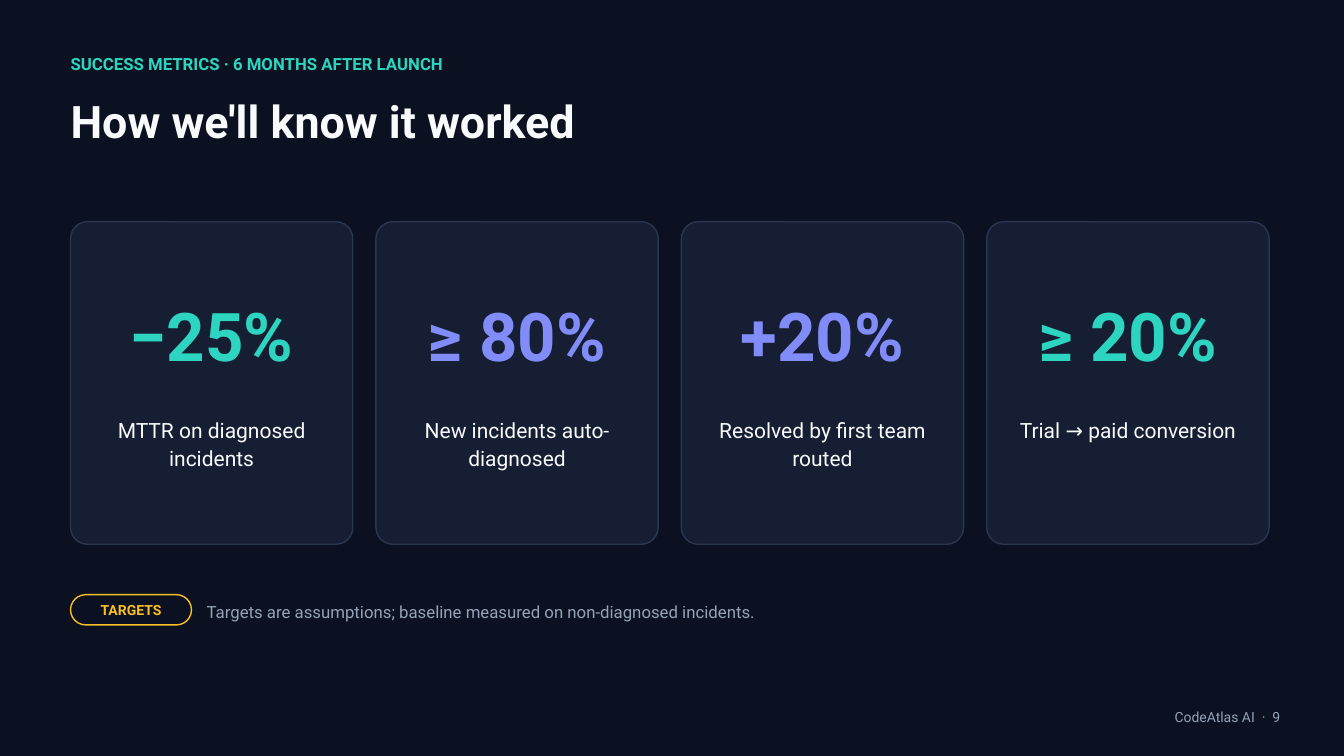
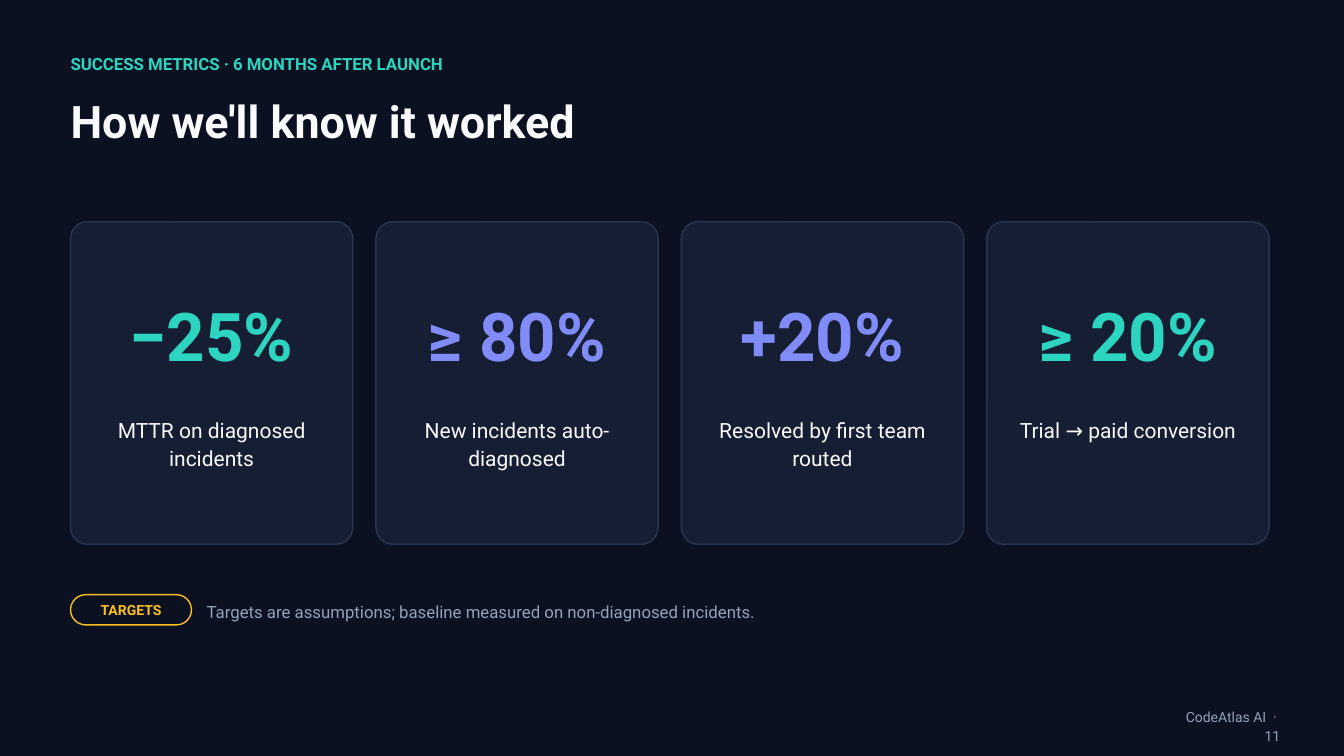
Before and after one commit to pavankumarh14/CodeAtlas-AI, a slide deck: slide 11 of docs/CodeAtlas-AI-Pitch-Deck.pptx (slide 9 before the commit). Drawn at 1344x756 pixels with LibreOffice and Linux fonts; fonts in the diff are those of the drawing. Boxes give left, top, right and bottom in pixels: in the first picture for what was removed or moved away, otherwise in the second. Text is boxed around its words. In the diff, an @@ line names an element or a change of style, - is before the commit and + after.

```diff
--- a/docs/CodeAtlas-AI-Pitch-Deck.pptx
+++ b/docs/CodeAtlas-AI-Pitch-Deck.pptx
@@ text at <box>1186,711,1281,741</box>: text changed @@
-CodeAtlas AI · 9
+CodeAtlas AI · 11
```
Also in this commit, not shown: 6 other slides changed, 2 slides added, 12 other files.
